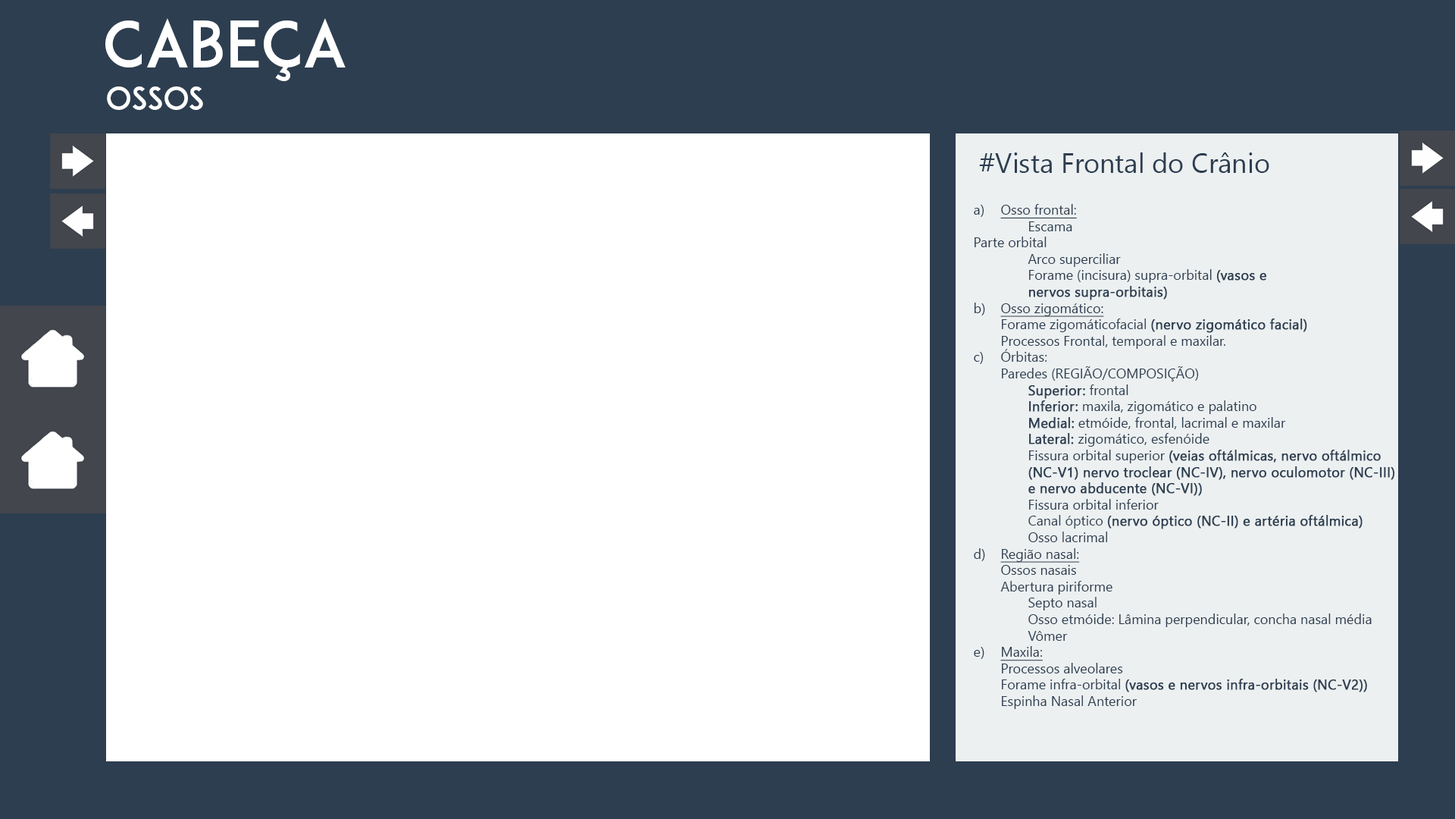
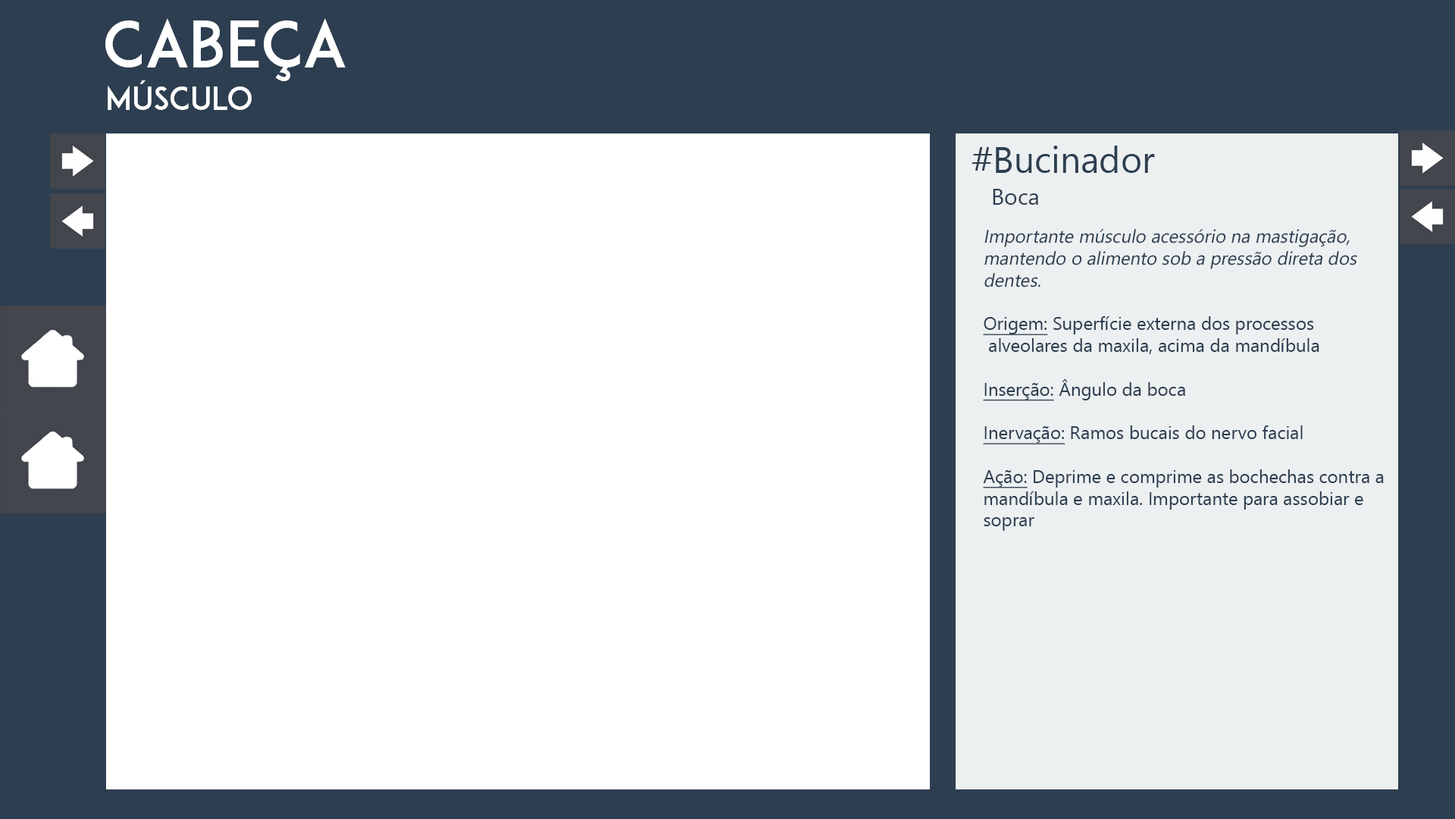
Two versions of the same layered image (1455 × 819). Layer-by-layer changes:
renamed "a) Osso frontal: Escama Parte orbital Arco superciliar" to "Importante músculo acessório na mastigação, mantendo o aliment", painted on it over [974,203,1396,709]
added layer "Boca" above "#Bucinador" over [992,188,1039,205]
renamed "#Vista Frontal do Crânio" to "#Bucinador", painted on it over [971,145,1270,173]
renamed "ossos" to "Músculo", painted on it over [106,80,252,110]
painted on "Fundo" (1st of 2, in "layout 2" › "Layout 1 cópia" › "slide" › "Agrupar 2") over [955,761,1399,790]
painted on "Camada 11" over [106,761,931,790]
moved "Camada 1" above "Layout 1" over [106,80,1399,790]
